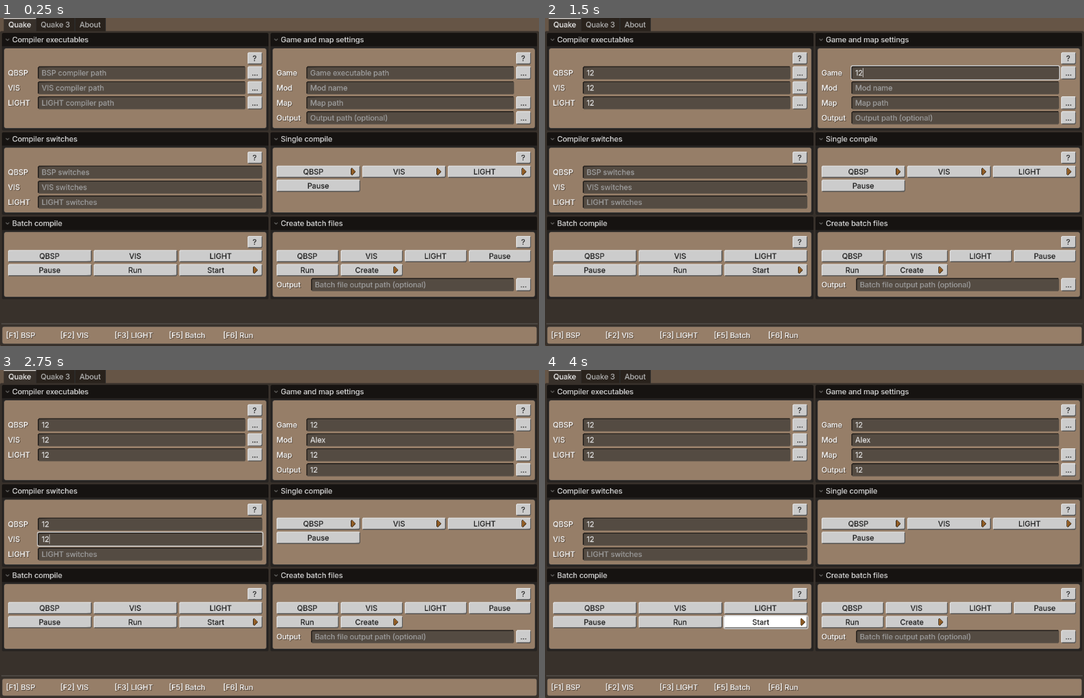
Above: before the commit, frames 1-4 (two rows, left to right).
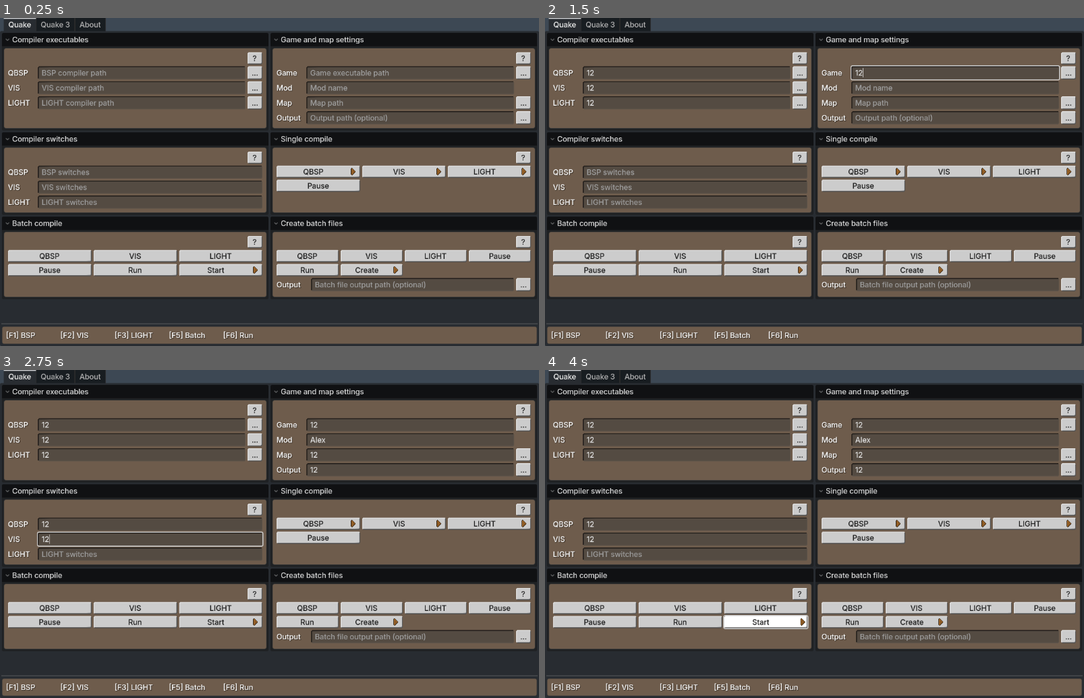
Above: after the commit, the same moments.

Repository: VictorKarp/Quakompiler
Game: Godot game, scene res://scenes/main/main.tscn
Two runs of this game, one before a commit and one after it. Both use one fixed random seed, a clock stepped at 60 frames per second and the inputs below.
Inputs (mouse positions are in pixels of both pictures, inside the frame that each line leads up to):
- Up to frame 1 (0.25 s): no input
- Up to frame 2 (1.5 s): click (685, 73) at 0.52 s; type "12" at 0.6 s; click (685, 86) at 0.75 s; type "12" at 0.83 s; click (685, 103) at 0.98 s; type "12" at 1.07 s; click (954, 73) at 1.27 s; type "12" at 1.35 s
- Up to frame 3 (2.75 s): click (409, 438) at 1.5 s; type "Alex" at 1.58 s; click (409, 455) at 1.73 s; type "12" at 1.82 s; click (409, 468) at 2.02 s; type "12" at 2.1 s; click (150, 524) at 2.25 s; type "12" at 2.33 s; click (150, 540) at 2.48 s; type "12" at 2.57 s
- Up to frame 4 (4 s): click "Start" at 2.75 s; click "Start" at 3.5 s

The runs differ from the first frame. In frame 1, 43% of the frame differs, in the area x 0-100%, y 0-100%; in frame 2, 42%; in frame 3, 42%; in frame 4, 42%.

Commit message:
Tweak Quake 1 and background colors

Diff:
--- a/scenes/main/main.tscn
+++ b/scenes/main/main.tscn
@@ -5,7 +5,7 @@
 [ext_resource type="PackedScene" uid="uid://bbojh06nh2f6d" path="res://scenes/file_dialog/file_dialog.tscn" id="9_b1x3f"]
 
 [sub_resource type="StyleBoxFlat" id="StyleBoxFlat_ig7tw"]
-bg_color = Color(0.4, 0.3338667, 0.276, 1)
+bg_color = Color(0.23840332, 0.2839651, 0.328125, 1)
 
 [node name="Main" type="PanelContainer" groups=["main"]]
 anchors_preset = 15
--- a/themes/default_theme.tres
+++ b/themes/default_theme.tres
@@ -43,7 +43,7 @@
 modulate_color = Color(0.91015625, 0.8123172, 0.72172546, 1)
 
 [sub_resource type="StyleBoxFlat" id="StyleBoxFlat_bp0wp"]
-bg_color = Color(0.5882353, 0.49411765, 0.40784314, 1)
+bg_color = Color(0.43, 0.36112833, 0.2967, 1)
 border_width_left = 1
 border_width_top = 1
 border_width_right = 1
